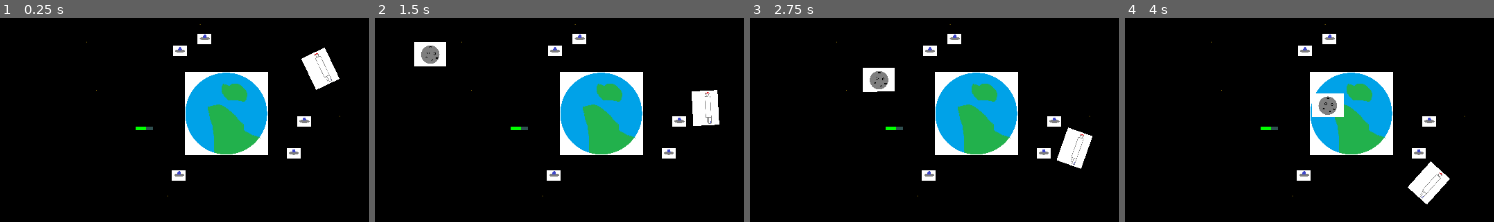
Above: before the commit, frames 1-4 (left to right).
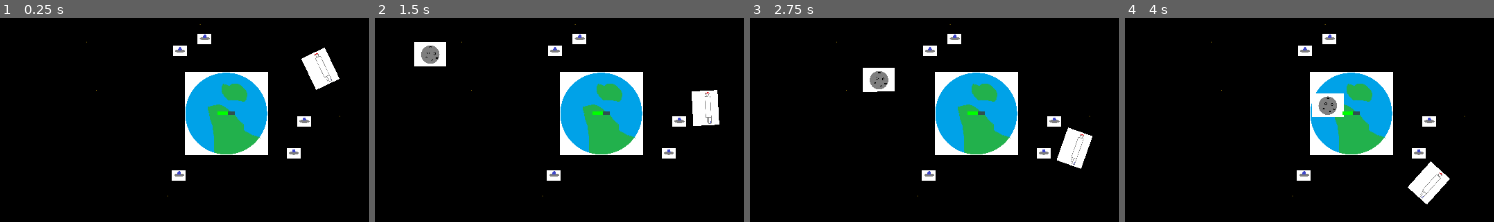
Above: after the commit, the same moments.

Repository: Swimnato/BYU-Game-Jam-2024
Game: Godot game, scene res://scenes/Main Scene.tscn
The game is run twice, just before and just after one commit, with the same random seed, the same clock (stepped at 60 frames per second) and the same inputs.
Inputs (mouse positions are % of the whole screen's width and height, from its top left):
- Up to frame 1 (0.25 s): no input
- Up to frame 2 (1.5 s): move the mouse to (75, 45) at 0.52 s; click (75, 45) at 0.67 s; move the mouse to (29, 56) at 1.27 s; click (29, 56) at 1.42 s
- Up to frame 3 (2.75 s): move the mouse to (62, 26) at 2.02 s; click (62, 26) at 2.17 s
- Up to frame 4 (4 s): move the mouse to (45, 73) at 2.77 s; click (45, 73) at 2.92 s; move the mouse to (83, 67) at 3.52 s; click (83, 67) at 3.67 s
The pictures show only the part of the screen within x 20-70%, y 27-77%; the shares and areas given below are measured in that part.

The runs differ from the first frame. In frame 1, 0.2% of the frame differs, in the area x 36-64%, y 45-55%; in frame 2, 0.2%; in frame 3, 0.2%; in frame 4, 0.2%.

Commit message:
fixed some bugs
also optimized some things

Diff:
--- a/game-jam-2024/scenes/Main Scene.tscn
+++ b/game-jam-2024/scenes/Main Scene.tscn
@@ -53,5 +53,4 @@
 script = ExtResource("11_dnc7g")
 
 [node name="StatusBars" parent="." instance=ExtResource("11_o44ox")]
-position = Vector2(-261, 39)
 currentHealth = 60
--- a/game-jam-2024/scripts/Status_Bar.gd
+++ b/game-jam-2024/scripts/Status_Bar.gd
@@ -1,6 +1,6 @@
 extends Node2D
 
-@export var centerOfBar = Vector2(0,0);
+@export var barPosition = Vector2(0,0);
 @export var size = Vector2(50,10);
 @export var healthColor = Color.GREEN;
 @export var outColor = Color.DARK_SLATE_GRAY;
@@ -10,22 +10,22 @@
 func _ready() -> void:
 	pass
 
-# Called every frame. 'delta' is the elapsed time since the previous frame.
 func _process(delta: float) -> void:
 	if(currentHealth > maxHealth):
 		currentHealth = maxHealth;
 	elif(currentHealth < 0):
 		currentHealth = 0;
-	queue_redraw()
+	queue_redraw();
 
 func _draw() -> void:
+	var centerOfBar = barPosition - size / 2
 	draw_rect(Rect2(centerOfBar, size), outColor, true, 1);
 	var currentHealthSize: Vector2 = Vector2(1.0 * currentHealth/maxHealth * size.x, size.y);
 	if(currentHealth > 0):
 		draw_rect(Rect2(centerOfBar, currentHealthSize), healthColor, true, 1);
 
 func setCoords(newCenter: Vector2):
-	centerOfBar = newCenter;
+	barPosition = newCenter;
 
 func setSize(newSize: Vector2):
 	size = newSize;
@@ -37,7 +37,7 @@
 	currentHealth = updatedHealth;
 
 func damage(amount):
-	currentHealth -= amount
+	currentHealth -= amount;
 
 func heal(amount):
-	currentHealth += amount
+	currentHealth += amount;
--- a/game-jam-2024/scripts/main_ship_dev_art.gd
+++ b/game-jam-2024/scripts/main_ship_dev_art.gd
@@ -16,4 +16,6 @@
 		position.x = sin(theta/180.0 * PI) * 300
 		position.y = -cos(theta/180.0 * PI) * 300
 		rotation_degrees = theta
+		if(theta >= 360):
+			theta -= 360;
 		lastUpdate = Time.get_ticks_msec()
